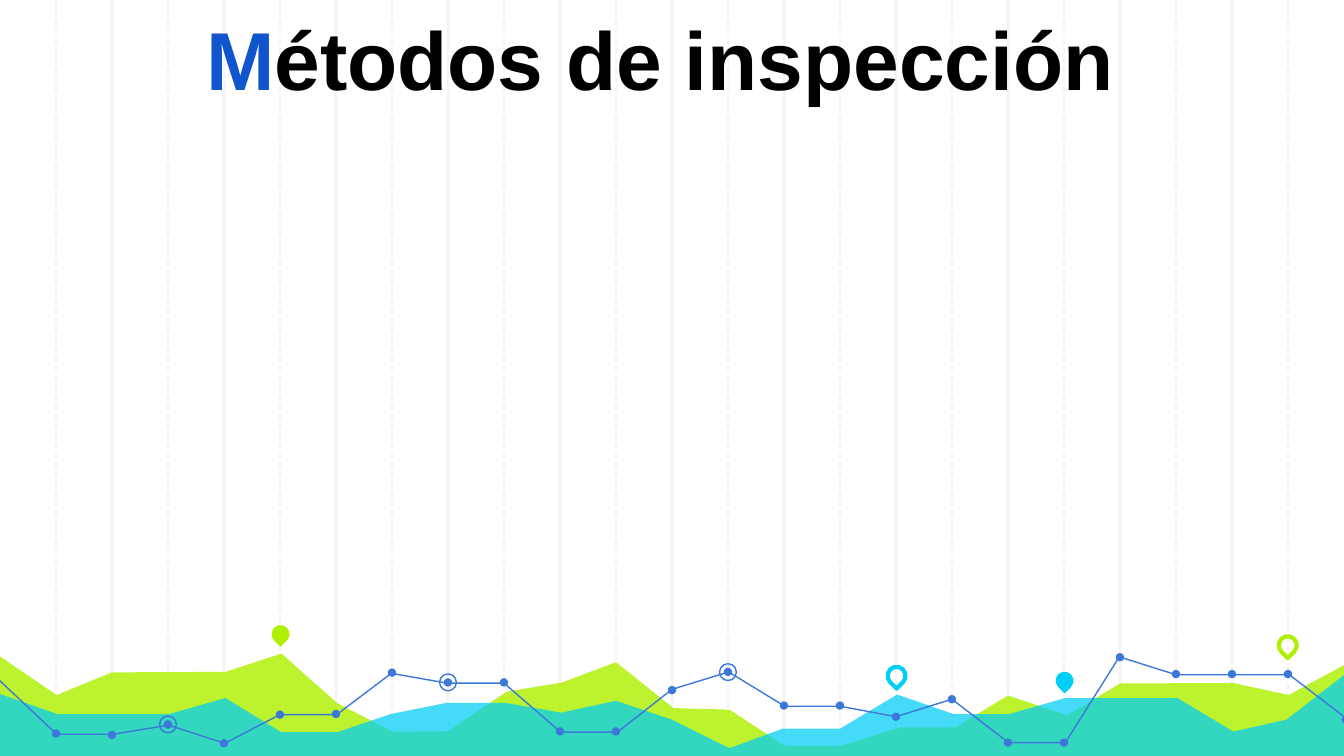
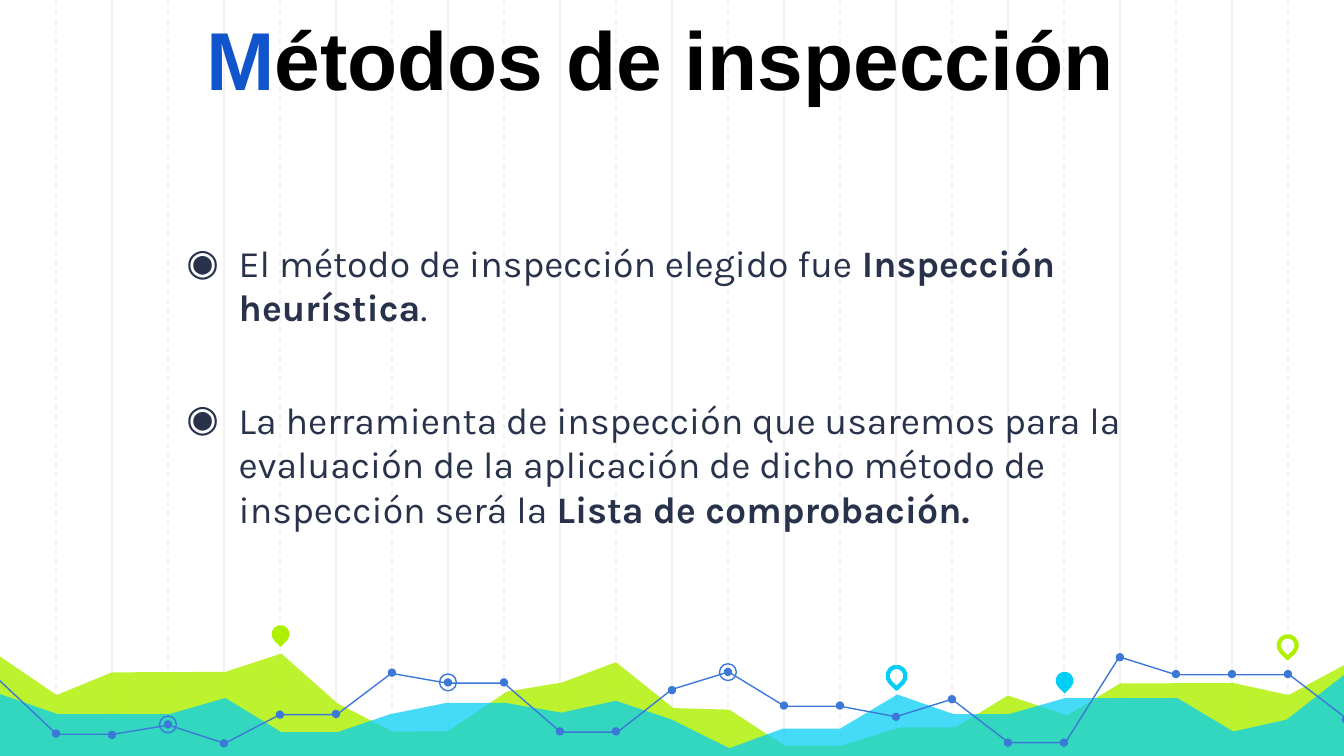
Before and after one commit to EdwinFajardoBarrera/HCI-Team4-Workspace, a slide deck: slide 7 of Segunda entrega/SegundaEntrega.pptx. Drawn at 1344x756 pixels with LibreOffice and Linux fonts; fonts in the diff are those of the drawing. Boxes give left, top, right and bottom in pixels: in the first picture for what was removed or moved away, otherwise in the second. Text is boxed around its words. In the diff, an @@ line names an element or a change of style, - is before the commit and + after.

Commit message:
Actualización de diapositivas
Acompletamiento de diapositivas para entrega final

```diff
--- a/Segunda entrega/SegundaEntrega.pptx
+++ b/Segunda entrega/SegundaEntrega.pptx
@@ text added at <box>239,247,1120,532</box>, 20 pt, text #28324A @@
+◉ El método de inspección elegido fue Inspección heurística.
+◉ La herramienta de inspección que usaremos para la evaluación de la aplicación de dicho método de inspección será la Lista de comprobación.
```
